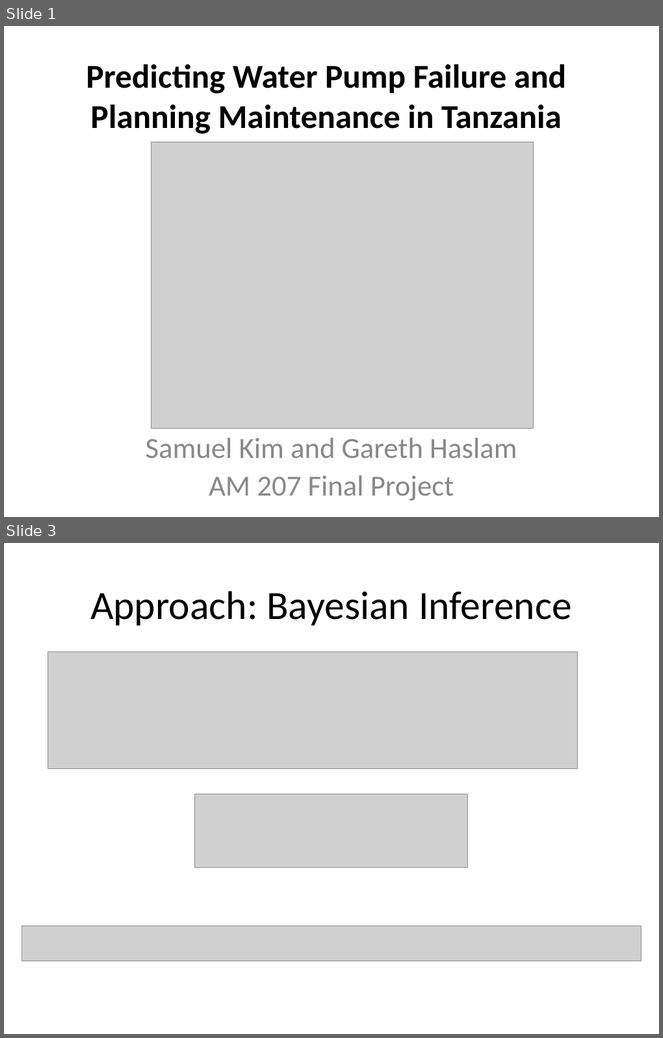
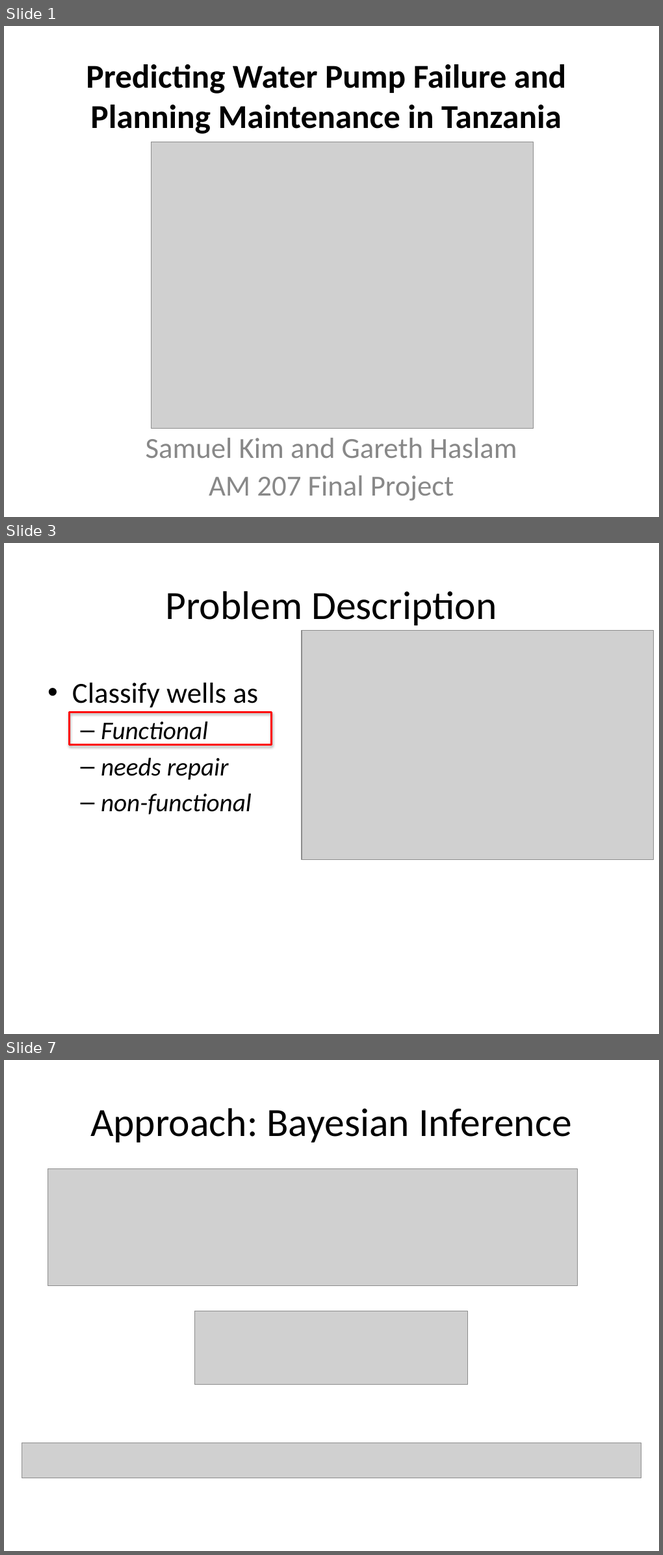
Before and after one commit to ghaslam/AM207, a slide deck: Screencast/Screencast.pptx. Shown one above the other, each under a label of ours: slides 1 and 3 before the commit, slides 1, 3 and 7 after it; the slides between them are not shown. The pictures are 663x1038 and 663x1555 pixels, drawn with LibreOffice and Linux fonts; fonts in the diff are those of the drawing; grey boxes stand for pictures. Boxes give left, top, right and bottom in pixels: in the first picture for what was removed or moved away, otherwise in the second. Text is boxed around its words. In the diff, an @@ line names an element or a change of style, - is before the commit and + after.

```diff
--- a/Screencast/Screencast.pptx
+++ b/Screencast/Screencast.pptx
@@ slide 3 added at (4,543,659,1034), background #FFFFFF @@
@@ title added at (165,591,497,626), 44 pt, text #000000 @@
+Problem Description
@@ picture added at (302,630,653,860) @@
@@ text added at (72,683,258,815), 28 pt, text #000000, italic @@
+• Classify wells as
+  – Functional
+  – needs repair
+  – non-functional
@@ rectangle added at (70,712,271,745), outline #FF0000 2 pt @@
@@ what was slide 3 is now slide 7 @@
```
Also in this commit, not shown: 4 slides changed, 9 other slides added, 1 slide removed.
